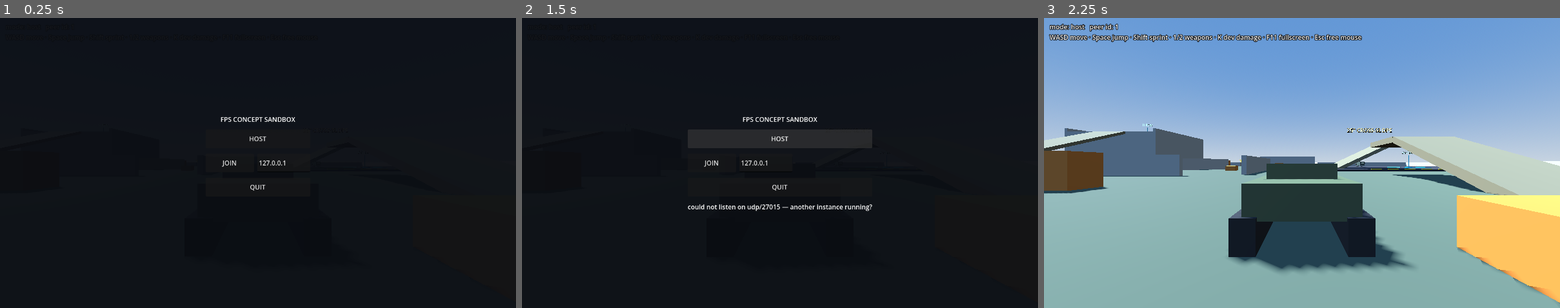
Above: before the commit, frames 1-3 (left to right).
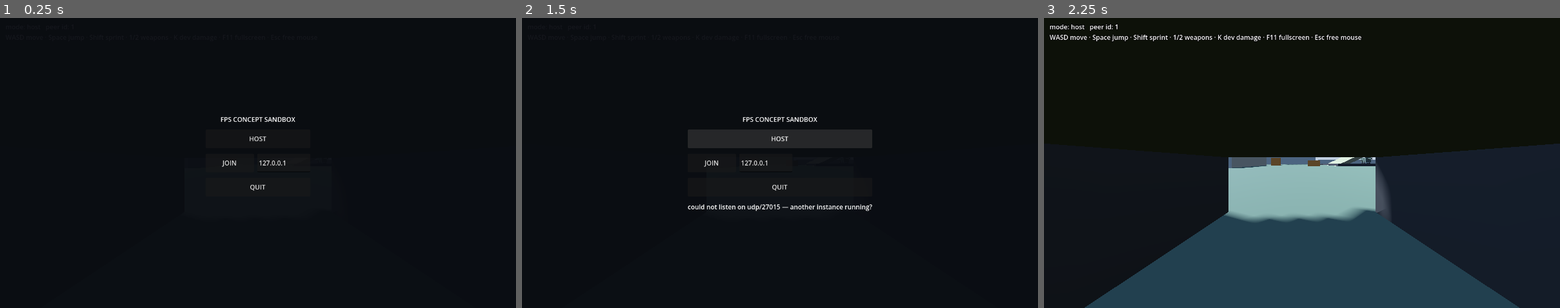
Above: after the commit, the same moments.

Repository: daveaholt/fps_concept_sandbox
Game: Godot game, scene res://levels/sandbox/sandbox.tscn
The game is run twice, just before and just after one commit, with the same random seed, the same clock (stepped at 60 frames per second) and the same inputs.
Inputs (mouse positions are in pixels of both pictures, inside the frame that each line leads up to):
- Up to frame 1 (0.25 s): no input
- Up to frame 2 (1.5 s): tap Enter (deploy_confirm) at 0.5 s; move the mouse to (893, 148) at 0.52 s; hold D (heli_roll_right) 0.53-1.25 s; hold Right mouse button (zoom) 0.53-1.25 s; click (893, 148) at 0.6 s; click "HOST" at 1.25 s
- Up to frame 3 (2.25 s): click "JOIN" at 2 s

The runs differ from the first frame. In frame 3, 95% of the frame differs, in the area x 0-100%, y 0-100%.

Commit message:
Give gunners their own camera, replicate gun angles, move fire to RT
Gunners were looking through the driver's camera. The view stayed still
while the gun swung across it, so on the tank the reticle swept an arc
along the bottom of the screen. Each vehicle now carries a GunnerRig whose
camera is oriented from the gunner's own aim, so the view turns with the
gun and the reticle sits near centre. The rig is top_level on purpose:
inheriting the hull basis would roll a helicopter gunner's horizon with
the aircraft.

Gun yaw and pitch were never in the net state. On a client the gun sat
frozen pointing forward, and since the reticle projects the real muzzle
transform it pointed wherever the hull did. Both vehicles now ship gy/gp,
and the local gunner predicts the slew the way the driver already
predicted the turret. The slew is factored into slew_gun(aim, delta) so
the server path and the predicted path cannot drift.

RB is now the helicopter pilot's button alone. The rule had been "drivers
fire on RB", which caught the tank commander too, but the tank drives on
the left stick and never touches the triggers, so there was no clash to
avoid and RT/LT is what every other weapon uses. fire_action() and
can_zoom() are the single source of truth and the HUD reads both, so a
label cannot disagree with the button.

Diff:
--- a/autoload/game_client.gd
+++ b/autoload/game_client.gd
@@ -143,7 +143,7 @@
 	if is_predicting():
 		_predict(cmd, delta)
 	elif my_entity.has_method("set_local_aim"):
-		my_entity.set_local_aim(cmd.aim)
+		my_entity.set_local_aim(cmd.aim, my_seat())
 	send_command(cmd)
 
 
@@ -374,6 +374,14 @@
 	set_my_entity(entity)
 
 
+func my_seat() -> int:
+	if my_entity == null or not is_instance_valid(my_entity):
+		return -1
+	if not my_entity.has_method("seat_of"):
+		return -1
+	return my_entity.seat_of(get_peer_id())
+
+
 func set_my_entity(entity: Node) -> void:
 	if my_entity != null and is_instance_valid(my_entity) and my_entity.has_method("unpossess"):
 		my_entity.unpossess()
--- a/entities/helicopter/helicopter.gd
+++ b/entities/helicopter/helicopter.gd
@@ -38,6 +38,7 @@
 
 @export var chase_spring_length: float = 10.0
 @export var chase_pivot_height: float = 2.2
+@export var gunner_eye_height: float = 0.35
 @export var chase_lag: float = 6.0
 @export var chase_pitch_deg: float = -8.0
 
@@ -56,6 +57,10 @@
 var _chase_spring: SpringArm3D
 var _chase_camera: Camera3D
 var _chase_yaw: float = 0.0
+var _gunner_rig: Node3D
+var _gunner_camera: Camera3D
+var _gunner_view_aim: Vector3 = Vector3.FORWARD
+var _local_seat: int = -1
 
 var seats := Seats.new(SEAT_COUNT)
 var _pending: Array = []
@@ -99,6 +104,12 @@
 	_chase_rig = get_node_or_null("ChaseRig")
 	_chase_spring = get_node_or_null("ChaseRig/SpringArm3D")
 	_chase_camera = get_node_or_null("ChaseRig/SpringArm3D/Camera3D")
+	_gunner_rig = get_node_or_null("GunnerRig")
+	_gunner_camera = get_node_or_null("GunnerRig/Camera3D")
+	if _gunner_rig != null:
+		_gunner_rig.top_level = true
+	if _gunner_camera != null:
+		_gunner_camera.current = false
 
 	angular_damp = attitude_damping
 	can_sleep = false
@@ -200,8 +211,22 @@
 	_gun_cooldown = maxf(0.0, _gun_cooldown - delta)
 	if manned and cmd.aim.length_squared() > 0.000001:
 		_gun_aim = cmd.aim
-
-	var flat := Vector3(_gun_aim.x, 0.0, _gun_aim.z)
+	slew_gun(_gun_aim, delta)
+
+	if _gun_heat > 0.0:
+		_gun_heat = maxf(0.0, _gun_heat - gun_cool_rate * delta)
+	if not manned or not cmd.held(InputCommand.FIRE):
+		return
+	if _gun_cooldown > 0.0 or _gun_heat >= 1.0:
+		return
+	_gun_cooldown = 1.0 / maxf(gun_rate_per_second, 0.001)
+	_gun_heat = minf(1.0, _gun_heat + gun_heat_per_shot)
+	gun_fired.emit(_gun_muzzle.global_position,
+		-_gun_muzzle.global_transform.basis.z, gun_params_id)
+
+
+func slew_gun(aim: Vector3, delta: float) -> void:
+	var flat := Vector3(aim.x, 0.0, aim.z)
 	if flat.length_squared() > 0.000001:
 		var hull_yaw := global_transform.basis.get_euler().y
 		var want := wrapf(atan2(-flat.x, -flat.z) - hull_yaw, -PI, PI)
@@ -210,22 +235,11 @@
 		_gun_yaw_angle = wrapf(_gun_yaw_angle
 			+ clampf(wrapf(want - _gun_yaw_angle, -PI, PI), -step, step), -PI, PI)
 
-	var want_pitch := clampf(asin(clampf(_gun_aim.normalized().y, -1.0, 1.0)),
+	var want_pitch := clampf(asin(clampf(aim.normalized().y, -1.0, 1.0)),
 		deg_to_rad(gun_pitch_min_deg), deg_to_rad(gun_pitch_max_deg))
 	_gun_pitch_angle += clampf(want_pitch - _gun_pitch_angle,
 		-deg_to_rad(gun_slew_deg) * delta, deg_to_rad(gun_slew_deg) * delta)
 	_apply_gun()
-
-	if _gun_heat > 0.0:
-		_gun_heat = maxf(0.0, _gun_heat - gun_cool_rate * delta)
-	if not manned or not cmd.held(InputCommand.FIRE):
-		return
-	if _gun_cooldown > 0.0 or _gun_heat >= 1.0:
-		return
-	_gun_cooldown = 1.0 / maxf(gun_rate_per_second, 0.001)
-	_gun_heat = minf(1.0, _gun_heat + gun_heat_per_shot)
-	gun_fired.emit(_gun_muzzle.global_position,
-		-_gun_muzzle.global_transform.basis.z, gun_params_id)
 
 
 func _apply_gun() -> void:
@@ -248,10 +262,8 @@
 
 func unpossess() -> void:
 	_possessed = false
-	if _cockpit_camera != null:
-		_cockpit_camera.current = false
-	if _chase_camera != null:
-		_chase_camera.current = false
+	_local_seat = -1
+	_activate_camera()
 	for i in _last_command.size():
 		_last_command[i] = InputCommand.new()
 
@@ -359,6 +371,8 @@
 		"q": global_transform.basis.get_rotation_quaternion(),
 		"rr": rotor_rpm_norm,
 		"co": collective,
+		"gy": _gun_yaw_angle,
+		"gp": _gun_pitch_angle,
 		"v": linear_velocity,
 		"o": owner_peer,
 		"st": seats.to_array(),
@@ -372,6 +386,10 @@
 	global_transform = Transform3D(Basis(quat), net_state.get("p", global_position))
 	rotor_rpm_norm = net_state.get("rr", rotor_rpm_norm)
 	collective = net_state.get("co", collective)
+	if not _predict_gun():
+		_gun_yaw_angle = net_state.get("gy", _gun_yaw_angle)
+		_gun_pitch_angle = net_state.get("gp", _gun_pitch_angle)
+		_apply_gun()
 	linear_velocity = net_state.get("v", linear_velocity)
 	owner_peer = net_state.get("o", owner_peer)
 	var wire: Array = net_state.get("st", [])
@@ -499,7 +517,13 @@
 	_spin_rotors(delta)
 	if not _possessed:
 		return
+	if _predict_gun():
+		slew_gun(_gunner_view_aim, delta)
 	_update_cameras(delta)
+
+
+func _predict_gun() -> bool:
+	return not _server_authority and _possessed and _local_seat == GUNNER_SEAT
 
 
 func _spin_rotors(delta: float) -> void:
@@ -510,13 +534,40 @@
 
 
 func _activate_camera() -> void:
+	var gunning := _possessed and _local_seat == GUNNER_SEAT
 	if _cockpit_camera != null:
-		_cockpit_camera.current = _possessed and not _chase_active
+		_cockpit_camera.current = _possessed and not gunning and not _chase_active
 	if _chase_camera != null:
-		_chase_camera.current = _possessed and _chase_active
+		_chase_camera.current = _possessed and not gunning and _chase_active
+	if _gunner_camera != null:
+		_gunner_camera.current = gunning
+
+
+func set_local_aim(aim: Vector3, seat: int = Seats.DRIVER) -> void:
+	if seat != _local_seat:
+		_local_seat = seat
+		_activate_camera()
+	if seat == GUNNER_SEAT:
+		_gunner_view_aim = aim
+
+
+func _update_gunner_camera() -> void:
+	if _gunner_rig == null or _gun_yaw == null:
+		return
+	var flat := Vector3(_gunner_view_aim.x, 0.0, _gunner_view_aim.z)
+	if flat.length_squared() < 0.000001:
+		flat = Vector3.FORWARD
+	var yaw := atan2(-flat.x, -flat.z)
+	var pitch := asin(clampf(_gunner_view_aim.normalized().y, -1.0, 1.0))
+	_gunner_rig.global_position = _gun_yaw.global_position + Vector3.UP * gunner_eye_height
+	_gunner_rig.global_rotation = Vector3(pitch, yaw, 0.0)
 
 
 func _update_cameras(delta: float) -> void:
+	if _local_seat == GUNNER_SEAT:
+		_update_gunner_camera()
+		return
+
 	if _cockpit_camera != null and not _chase_active:
 		_cockpit_camera.rotation = Vector3.ZERO
 
--- a/entities/helicopter/helicopter.tscn
+++ b/entities/helicopter/helicopter.tscn
@@ -183,6 +183,12 @@
 transform = Transform3D(1, 0, 0, 0, 1, 0, 0, 0, 1, 1.5, 1.2, -1.2)
 mesh = SubResource("BoxMesh_pod")
 
+[node name="GunnerRig" type="Node3D" parent="."]
+
+[node name="Camera3D" type="Camera3D" parent="GunnerRig"]
+cull_mask = 1048573
+far = 2000.0
+
 [node name="CockpitCam" type="Camera3D" parent="."]
 transform = Transform3D(1, 0, 0, 0, 1, 0, 0, 0, 1, 0, 1.85, -3.2)
 cull_mask = 1048573
--- a/entities/tank/tank.gd
+++ b/entities/tank/tank.gd
@@ -46,6 +46,7 @@
 @export var recoil_impulse: float = 9000.0
 @export var camera_pivot_height: float = 1.85
 @export var camera_spring_length: float = 8.0
+@export var gunner_eye_height: float = 0.45
 @export var camera_pitch_min_deg: float = -8.0
 @export var camera_pitch_max_deg: float = 20.0
 
@@ -82,6 +83,10 @@
 var _gun_aim: Vector3 = Vector3.FORWARD
 var _gun_cooldown: float = 0.0
 var _gun_heat: float = 0.0
+var _gunner_rig: Node3D
+var _gunner_camera: Camera3D
+var _gunner_view_aim: Vector3 = Vector3.FORWARD
+var _local_seat: int = -1
 
 
 func _ready() -> void:
@@ -103,6 +108,12 @@
 	_muzzle = get_node_or_null("TurretYaw/CannonPitch/Muzzle")
 	_spring = get_node_or_null("SeatCameraRig/SpringArm3D")
 	_camera = get_node_or_null("SeatCameraRig/SpringArm3D/Camera3D")
+	_gunner_rig = get_node_or_null("GunnerRig")
+	_gunner_camera = get_node_or_null("GunnerRig/Camera3D")
+	if _gunner_rig != null:
+		_gunner_rig.top_level = true
+	if _gunner_camera != null:
+		_gunner_camera.current = false
 	if _spring != null:
 		_spring.spring_length = camera_spring_length
 		_spring.top_level = true
@@ -174,8 +185,22 @@
 	_gun_cooldown = maxf(0.0, _gun_cooldown - delta)
 	if manned and cmd.aim.length_squared() > 0.000001:
 		_gun_aim = cmd.aim
-
-	var flat := Vector3(_gun_aim.x, 0.0, _gun_aim.z)
+	slew_gun(_gun_aim, delta)
+
+	if _gun_heat > 0.0:
+		_gun_heat = maxf(0.0, _gun_heat - gun_cool_rate * delta)
+	if not manned or not cmd.held(InputCommand.FIRE):
+		return
+	if _gun_cooldown > 0.0 or _gun_heat >= 1.0:
+		return
+	_gun_cooldown = 1.0 / maxf(gun_rate_per_second, 0.001)
+	_gun_heat = minf(1.0, _gun_heat + gun_heat_per_shot)
+	gun_fired.emit(_gun_muzzle.global_position,
+		-_gun_muzzle.global_transform.basis.z, gun_params_id)
+
+
+func slew_gun(aim: Vector3, delta: float) -> void:
+	var flat := Vector3(aim.x, 0.0, aim.z)
 	if flat.length_squared() > 0.000001:
 		var hull_yaw := global_transform.basis.get_euler().y
 		var want := wrapf(atan2(-flat.x, -flat.z) - hull_yaw, -PI, PI)
@@ -184,22 +209,11 @@
 		_gun_yaw_angle = wrapf(_gun_yaw_angle
 			+ clampf(wrapf(want - _gun_yaw_angle, -PI, PI), -step, step), -PI, PI)
 
-	var want_pitch := clampf(asin(clampf(_gun_aim.normalized().y, -1.0, 1.0)),
+	var want_pitch := clampf(asin(clampf(aim.normalized().y, -1.0, 1.0)),
 		deg_to_rad(gun_pitch_min_deg), deg_to_rad(gun_pitch_max_deg))
 	_gun_pitch_angle += clampf(want_pitch - _gun_pitch_angle,
 		-deg_to_rad(gun_slew_deg) * delta, deg_to_rad(gun_slew_deg) * delta)
 	_apply_gun()
-
-	if _gun_heat > 0.0:
-		_gun_heat = maxf(0.0, _gun_heat - gun_cool_rate * delta)
-	if not manned or not cmd.held(InputCommand.FIRE):
-		return
-	if _gun_cooldown > 0.0 or _gun_heat >= 1.0:
-		return
-	_gun_cooldown = 1.0 / maxf(gun_rate_per_second, 0.001)
-	_gun_heat = minf(1.0, _gun_heat + gun_heat_per_shot)
-	gun_fired.emit(_gun_muzzle.global_position,
-		-_gun_muzzle.global_transform.basis.z, gun_params_id)
 
 
 func _apply_gun() -> void:
@@ -216,17 +230,24 @@
 func possess() -> void:
 	_possessed = true
 	_predict_turret = not _server_authority
-	if _camera != null:
-		_camera.current = true
+	_activate_cameras()
 
 
 func unpossess() -> void:
 	_possessed = false
 	_predict_turret = false
-	if _camera != null:
-		_camera.current = false
+	_local_seat = -1
+	_activate_cameras()
 	for i in _last_command.size():
 		_last_command[i] = InputCommand.new()
+
+
+func _activate_cameras() -> void:
+	var gunning := _possessed and _local_seat == GUNNER_SEAT
+	if _camera != null:
+		_camera.current = _possessed and not gunning
+	if _gunner_camera != null:
+		_gunner_camera.current = gunning
 
 
 func is_possessed() -> bool:
@@ -290,6 +311,8 @@
 		"q": global_transform.basis.get_rotation_quaternion(),
 		"ty": _turret_yaw_angle,
 		"cp": _cannon_pitch_angle,
+		"gy": _gun_yaw_angle,
+		"gp": _gun_pitch_angle,
 		"v": linear_velocity,
 		"o": owner_peer,
 		"st": seats.to_array(),
@@ -304,6 +327,10 @@
 	if not _predict_turret:
 		_turret_yaw_angle = net_state.get("ty", _turret_yaw_angle)
 		_cannon_pitch_angle = net_state.get("cp", _cannon_pitch_angle)
+	if not _predict_gun():
+		_gun_yaw_angle = net_state.get("gy", _gun_yaw_angle)
+		_gun_pitch_angle = net_state.get("gp", _gun_pitch_angle)
+		_apply_gun()
 	owner_peer = net_state.get("o", owner_peer)
 	var wire: Array = net_state.get("st", [])
 	if not wire.is_empty():
@@ -405,15 +432,43 @@
 	if _predict_turret:
 		_step_turret(delta, true)
 		_apply_turret()
+	if _predict_gun():
+		slew_gun(_gunner_view_aim, delta)
 	_update_camera()
 
 
-func set_local_aim(aim: Vector3) -> void:
+func _predict_gun() -> bool:
+	return not _server_authority and _possessed and _local_seat == GUNNER_SEAT
+
+
+func set_local_aim(aim: Vector3, seat: int = Seats.DRIVER) -> void:
+	if seat != _local_seat:
+		_local_seat = seat
+		_activate_cameras()
+	if seat == GUNNER_SEAT:
+		_gunner_view_aim = aim
+		return
 	if _predict_turret:
 		_aim = aim
 
 
+func _update_gunner_camera() -> void:
+	if _gunner_rig == null or _gun_yaw == null:
+		return
+	var flat := Vector3(_gunner_view_aim.x, 0.0, _gunner_view_aim.z)
+	if flat.length_squared() < 0.000001:
+		flat = Vector3.FORWARD
+	var yaw := atan2(-flat.x, -flat.z)
+	var pitch := asin(clampf(_gunner_view_aim.normalized().y, -1.0, 1.0))
+	_gunner_rig.global_position = _gun_yaw.global_position \
+		+ Vector3.UP * gunner_eye_height
+	_gunner_rig.global_rotation = Vector3(pitch, yaw, 0.0)
+
+
 func _update_camera() -> void:
+	if _local_seat == GUNNER_SEAT:
+		_update_gunner_camera()
+		return
 	if _spring == null:
 		return
 	var flat := Vector3(_aim.x, 0.0, _aim.z)
--- a/entities/tank/tank.tscn
+++ b/entities/tank/tank.tscn
@@ -184,6 +184,12 @@
 transform = Transform3D(1, 0, 0, 0, 1, 0, 0, 0, 1, 0, 0, -0.5)
 mesh = SubResource("BoxMesh_mg")
 
+[node name="GunnerRig" type="Node3D" parent="."]
+
+[node name="Camera3D" type="Camera3D" parent="GunnerRig"]
+cull_mask = 1048573
+far = 2000.0
+
 [node name="SeatCameraRig" type="Node3D" parent="." unique_id=217722416]
 
 [node name="SpringArm3D" type="SpringArm3D" parent="SeatCameraRig" unique_id=1545462201]
--- a/systems/net/input_sampler.gd
+++ b/systems/net/input_sampler.gd
@@ -149,11 +149,11 @@
 
 
 func fire_action() -> String:
-	return "vehicle_fire" if vehicle_seat() == Seats.DRIVER else "fire"
-
-
-func is_gunner() -> bool:
-	return vehicle_seat() > Seats.DRIVER
+	return "vehicle_fire" if _is_piloting() else "fire"
+
+
+func can_zoom() -> bool:
+	return vehicle_seat() >= Seats.DRIVER and not _is_piloting()
 
 
 func vehicle_seat() -> int:
--- a/systems/possession/gunner_zoom.gd
+++ b/systems/possession/gunner_zoom.gd
@@ -29,7 +29,7 @@
 
 func zooming() -> bool:
 	var sampler := GameClient.sampler
-	if sampler == null or not sampler.is_gunner():
+	if sampler == null or not sampler.can_zoom():
 		return false
 	return InputFocus.may_act(sampler) and Input.is_action_pressed("zoom")
 
--- a/ui/hud/hud.gd
+++ b/ui/hud/hud.gd
@@ -123,7 +123,8 @@
 		_controls_label.text = ""
 		return
 	var hints := ["%s fire" % InputHints.label(_fire_action())]
-	if _seat() > Seats.DRIVER:
+	var sampler := GameClient.sampler
+	if sampler != null and sampler.can_zoom():
 		hints.append("%s zoom" % InputHints.label("zoom"))
 	if _entity.seats.count() > 1:
 		hints.append("%s switch seat" % InputHints.label("switch_seat"))
@@ -136,7 +137,8 @@
 
 
 func _fire_action() -> String:
-	return "vehicle_fire" if _seat() == Seats.DRIVER else "fire"
+	var sampler := GameClient.sampler
+	return sampler.fire_action() if sampler != null else "fire"
 
 
 func _aim_reticle() -> void:
@@ -193,7 +195,7 @@
 		_health_label.text = "%s   GUNNER   %.0f m AGL" % [
 			_entity.get_display_name(), _entity.altitude_agl()]
 		_weapon_label.text = "Minigun — %s   heat %.0f%%%s" % [
-			InputHints.label("fire"), _entity.gun_heat() * 100.0,
+			InputHints.label(_fire_action()), _entity.gun_heat() * 100.0,
 			"   OVERHEATED" if _entity.gun_heat() >= 1.0 else ""]
 		_draw_bar.visible = true
 		_draw_bar.value = _entity.gun_heat() * 100.0
@@ -223,7 +225,7 @@
 
 	if _seat() > Seats.DRIVER:
 		_weapon_label.text = "MG — %s   heat %.0f%%%s" % [
-			InputHints.label("fire"), _entity.gun_heat() * 100.0,
+			InputHints.label(_fire_action()), _entity.gun_heat() * 100.0,
 			"   OVERHEATED" if _entity.gun_heat() >= 1.0 else ""]
 		_draw_bar.visible = true
 		_draw_bar.value = _entity.gun_heat() * 100.0
@@ -232,7 +234,7 @@
 		return
 
 	var reload: float = _entity.reload_fraction()
-	_weapon_label.text = ("Cannon ready — %s" % InputHints.label("vehicle_fire")
+	_weapon_label.text = ("Cannon ready — %s" % InputHints.label(_fire_action())
 		if reload >= 1.0 else "Reloading")
 	_draw_bar.visible = reload < 1.0
 	_draw_bar.value = reload * 100.0
Not shown, changed: README.md
Not shown, changed: docs/02_input.md
Not shown, changed: docs/04_vehicle_framework.md
Not shown, changed: docs/08_milestones.md
